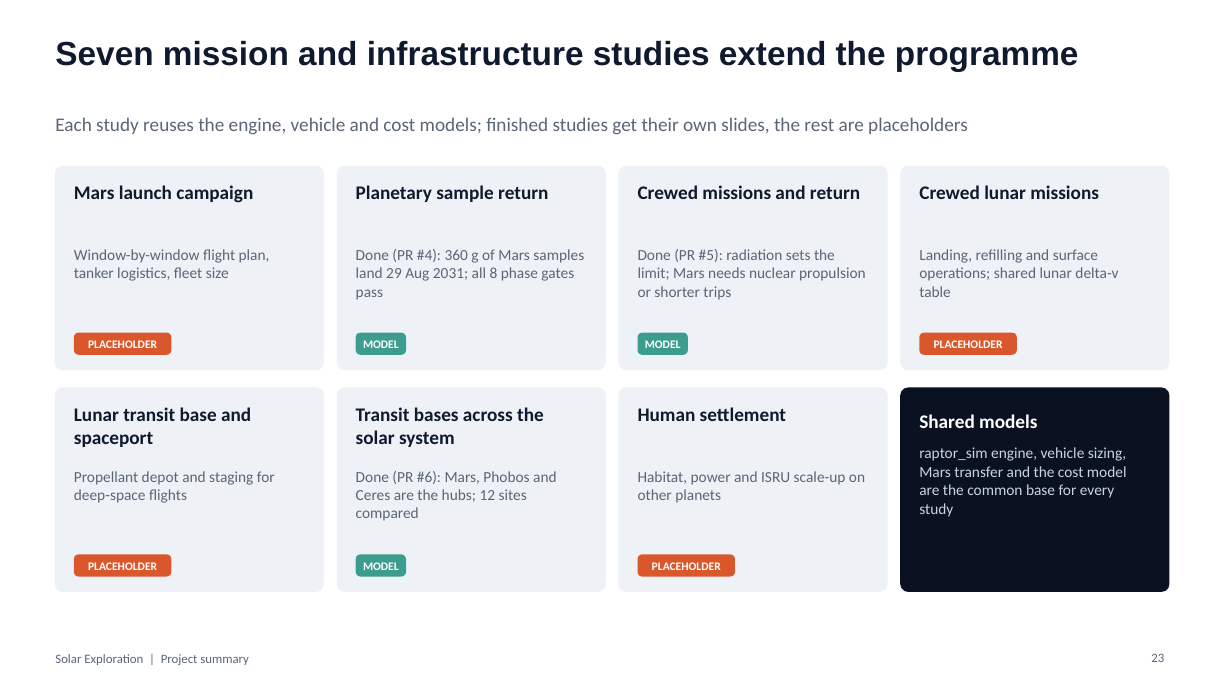
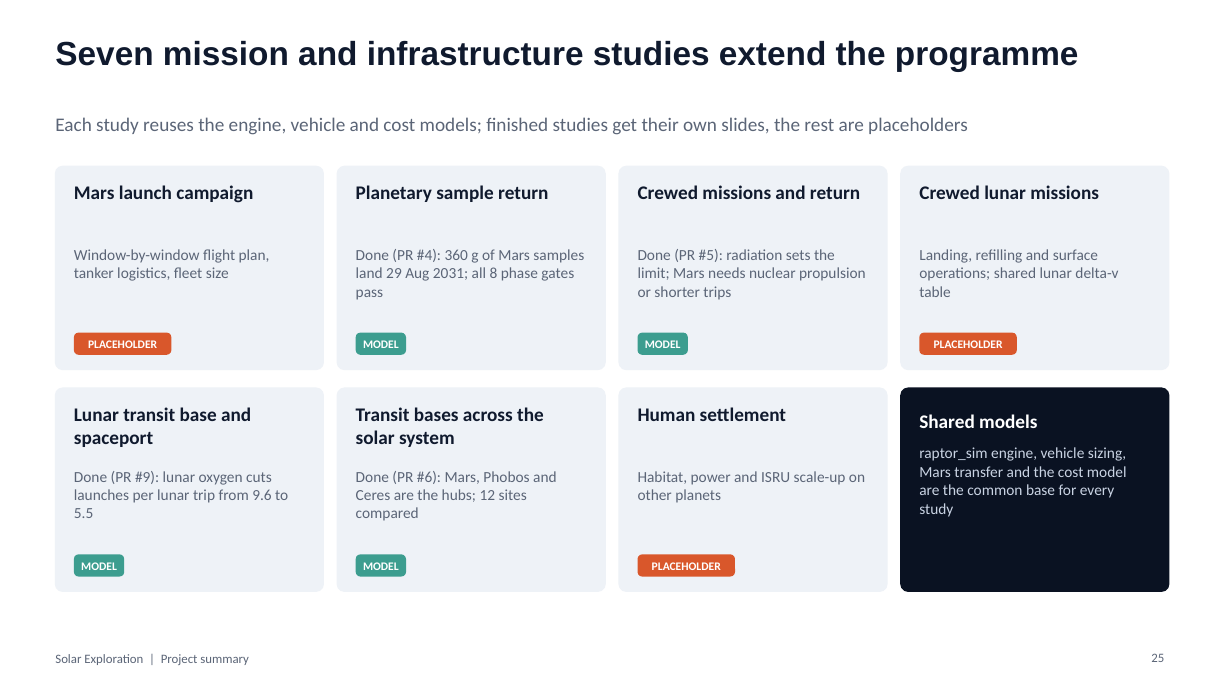
Before and after one commit to Skymeapple/solar-exploration, a slide deck: slide 25 of presentation/Solar_Exploration_Project_Summary.pptx (slide 23 before the commit). Drawn at 1232x693 pixels with LibreOffice and Linux fonts; fonts in the diff are those of the drawing. Boxes give left, top, right and bottom in pixels: in the first picture for what was removed or moved away, otherwise in the second. Text is boxed around its words. In the diff, an @@ line names an element or a change of style, - is before the commit and + after.

```diff
--- a/presentation/Solar_Exploration_Project_Summary.pptx
+++ b/presentation/Solar_Exploration_Project_Summary.pptx
@@ text at (74, 471, 288, 518): text changed @@
-Propellant depot and staging for deep-space flights
+Done (PR #9): lunar oxygen cuts launches per lunar trip from 9.6 to 5.5
@@ rounded rectangle "MODEL": place and size @@
-rounded rectangle "MODEL" at (74, 555, 171, 577)
+rounded rectangle "MODEL" at (74, 555, 125, 577)
@@ rounded rectangle "MODEL" at (74, 555, 125, 577): fill #D9572B to #3C9D8F @@
@@ text in rounded rectangle at (81, 562, 117, 570): text changed @@
-PLACEHOLDER
+MODEL
@@ page number at (1151, 653, 1164, 662): text changed @@
-23
+25
```
Also in this commit, not shown: 7 other slides changed, 2 slides added, 1 other file.
